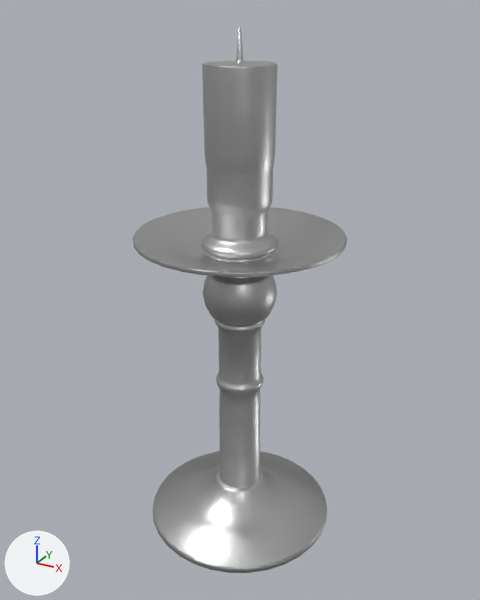
Two versions of the Blender file assets/models/CandleHolder/candlestick.blend, one commit apart.
Before and after are seen from a 50 mm lens placed at (15.7, -28.5, 28.3), pointed at (0.0, 0.1, 14.0). The axes (+X, +Y, +Z) are drawn at lower left. The lights are the same throughout.

Names of what the first picture shows: 'Candle_Holder_01_OBJ'.
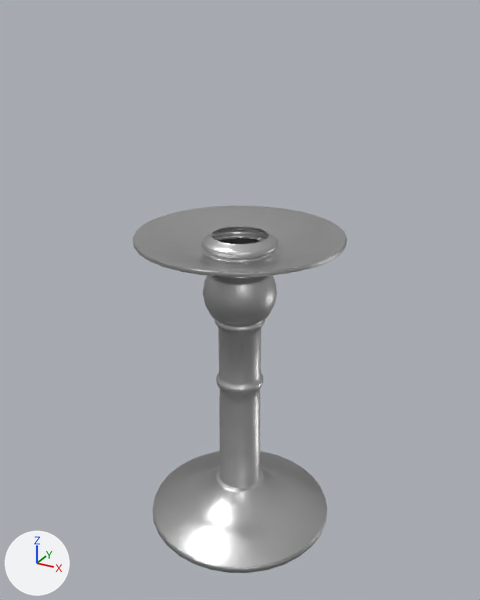
Commit message: Removed top half of candlestick model

What the commit changed:
me_candle_holder_01_obj is used by ob_candle_holder_01_obj; location (0.0, 0.0, 0.0); rotation (1.571, 0.0, 0.0), in degrees (90, 0, 0).
me_candle_holder_01_obj had 2882 vertices, 2880 faces and spanned x -5.4..5.4, y 0.0..27.5, z -5.4..5.4.
me_candle_holder_01_obj now has 2193 vertices, 2176 faces and spans x -5.4..5.4, y 0.0..17.7, z -5.4..5.4.
me_candle_holder_01_obj part 1: 689 vertices removed from x -1.7..1.7, y 17.8..27.5, z -1.7..1.7.

Where the change shows, as pixel boxes (x1, y1, x2, y2) in the pictures (480 x 600 px):
'Candle_Holder_01_OBJ', reshaped (33% shorter)
    before: (133, 27, 347, 573)
    after: (133, 206, 347, 573)
part 1 of me_candle_holder_01_obj, deleted
    before: (202, 27, 277, 244)
